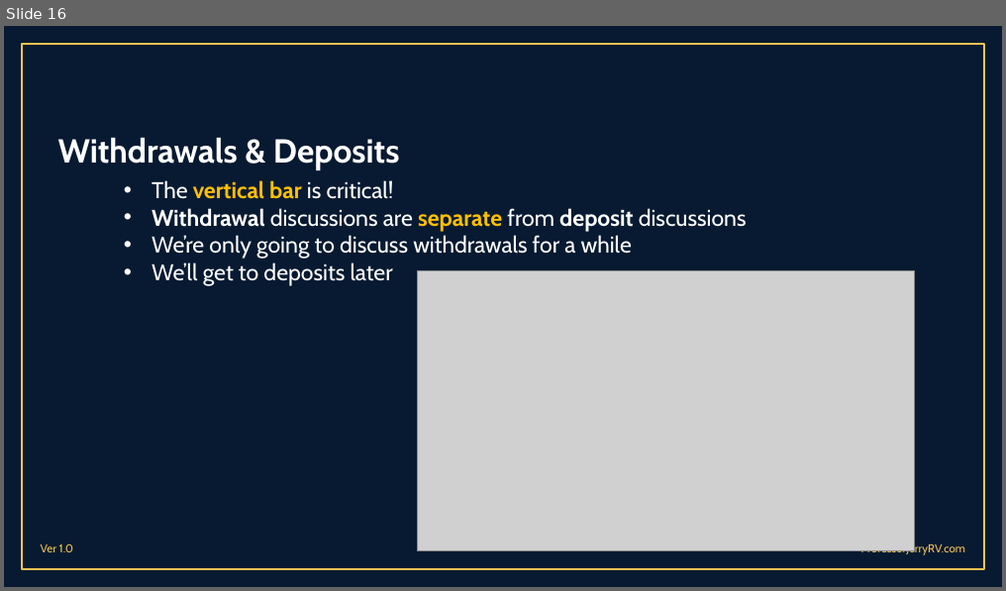
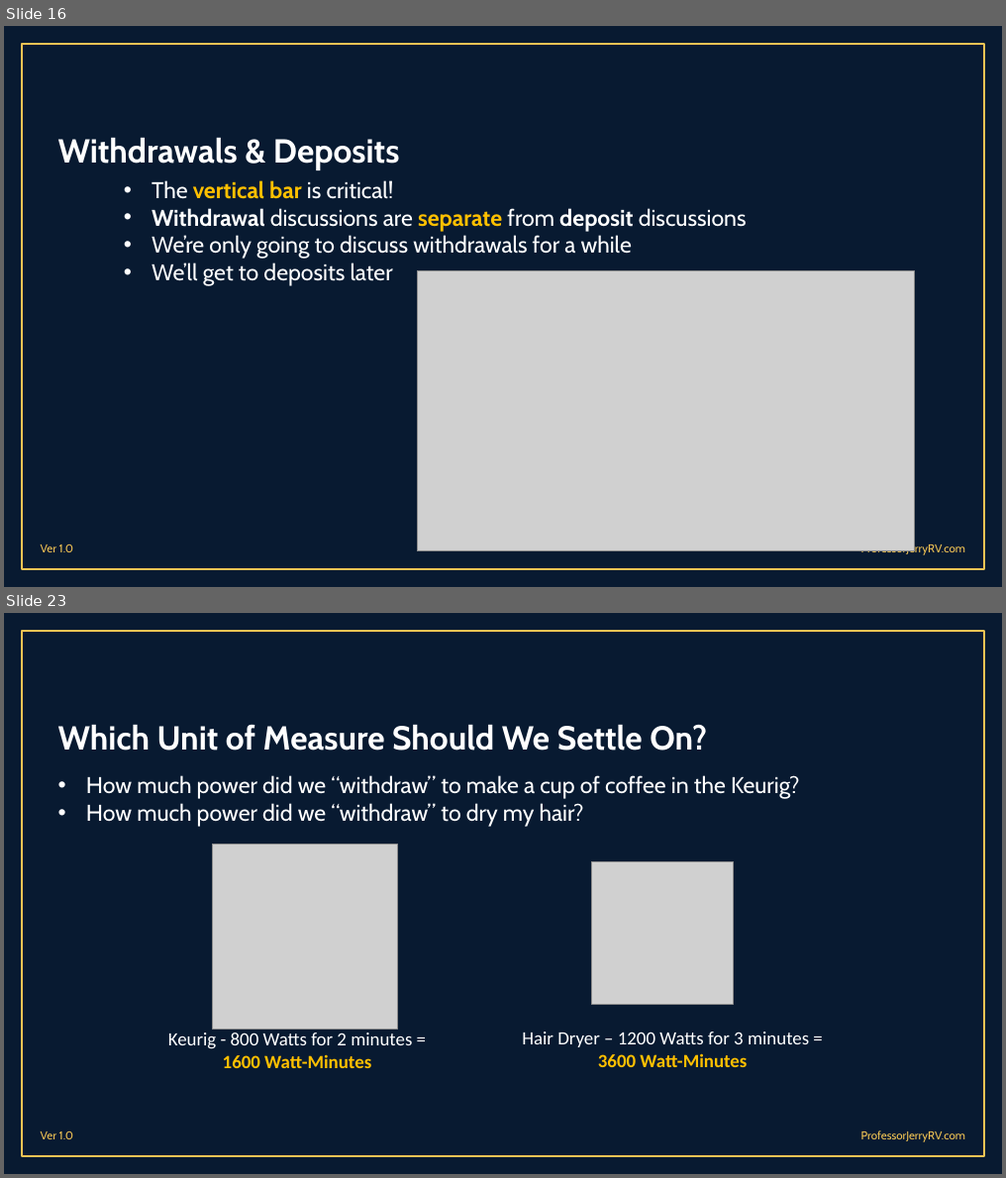
Before and after one commit to malcolmbss/ProfessorJerryRV, a slide deck: Presentations/RV Electrical Systems 101 - Part 1.pptx. Shown one above the other, each under a label of ours: slide 16 before the commit, slides 16 and 23 after it; the slides between them are not shown. The pictures are 1006x591 and 1006x1178 pixels, drawn with LibreOffice and Linux fonts; fonts in the diff are those of the drawing; grey boxes stand for pictures; background and template pictures are left out. Boxes give left, top, right and bottom in pixels: in the first picture for what was removed or moved away, otherwise in the second. Text is boxed around its words. In the diff, an @@ line names an element or a change of style, - is before the commit and + after.

```diff
--- a/Presentations/RV Electrical Systems 101 - Part 1.pptx
+++ b/Presentations/RV Electrical Systems 101 - Part 1.pptx
@@ slide 23 added at (x1=4, y1=613, x2=1002, y2=1174), background #081A31; not listed: 3 template elements that a slide beside it also shows @@
@@ title added at (x1=58, y1=724, x2=707, y2=751), 32 pt, text #FFFFFF, bold @@
+Which Unit of Measure Should We Settle On?
@@ text added at (x1=86, y1=775, x2=799, y2=827), 22 pt, text #FFFFFF @@
+• How much power did we “withdraw” to make a cup of coffee in the Keurig?
+• How much power did we “withdraw” to dry my hair?
@@ picture added at (x1=212, y1=844, x2=397, y2=1029) @@
@@ picture added at (x1=592, y1=862, x2=734, y2=1004) @@
@@ text added at (x1=168, y1=1033, x2=412, y2=1068), 18 pt, text #FFFFFF @@
+Keurig - 800 Watts for 2 minutes =
+1600 Watt-Minutes
@@ text added at (x1=522, y1=1032, x2=809, y2=1067), 18 pt, text #FFFFFF @@
+Hair Dryer – 1200 Watts for 3 minutes =
+3600 Watt-Minutes
```
Also in this commit, not shown: 2 slides changed, 10 other slides added, 7 other files.
